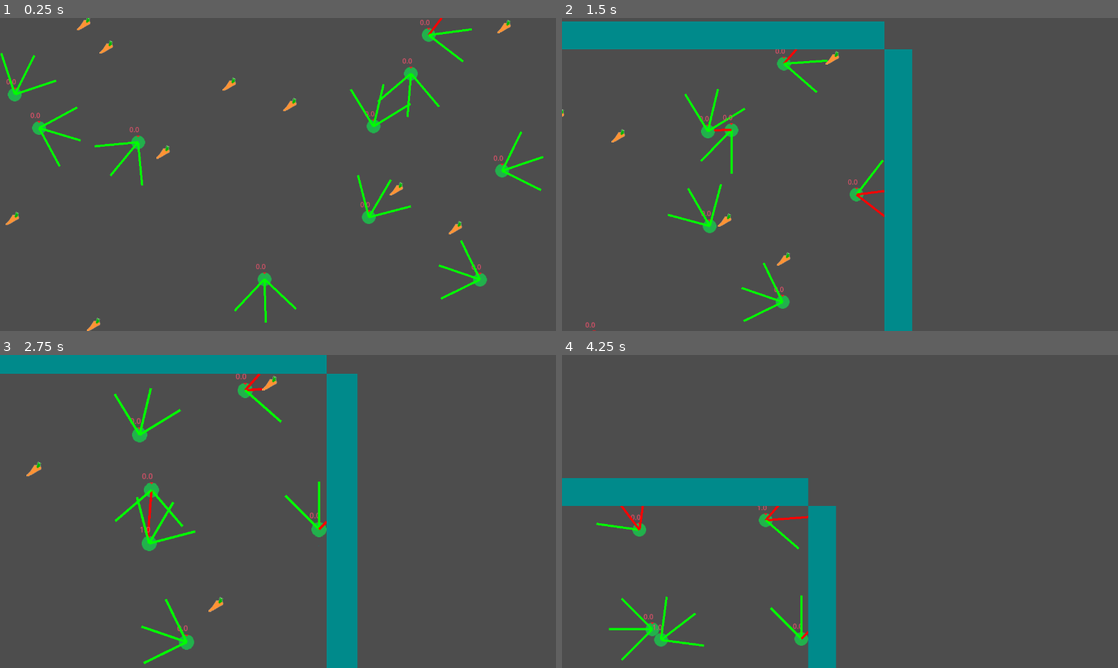
Above: before the commit, frames 1-4 (two rows, left to right).
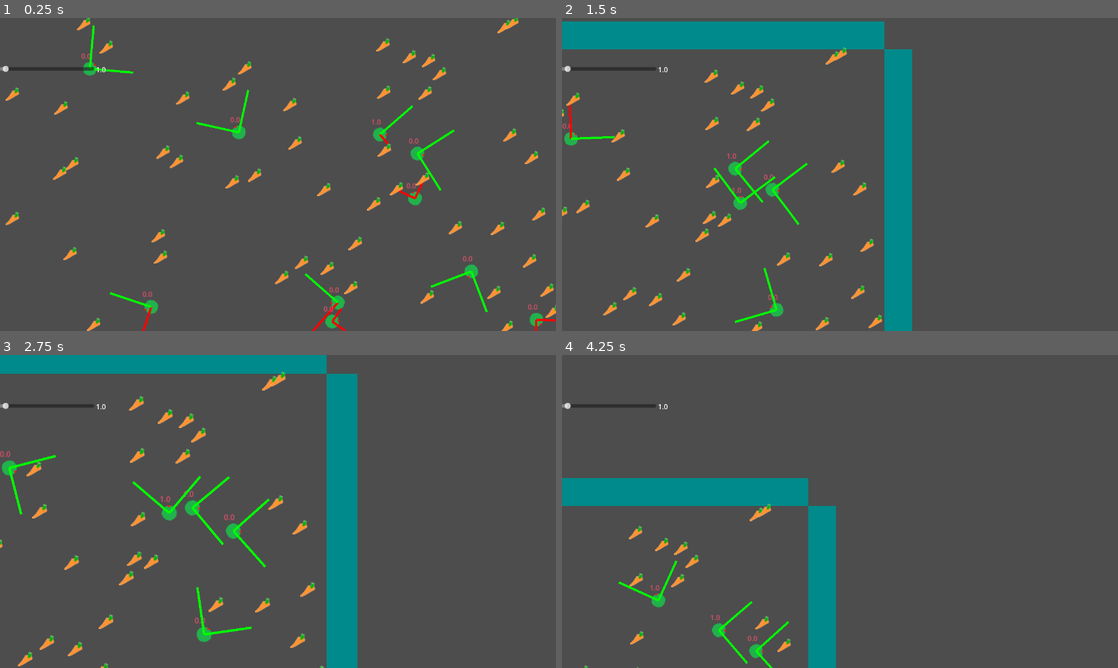
Above: after the commit, the same moments.

Repository: itsLeatch/evoCrusher
Game: Godot game, scene res://Szenes/level.tscn
Two runs of this game, one before a commit and one after it. Both use one fixed random seed, a clock stepped at 60 frames per second and the inputs below.
Inputs (mouse positions are in pixels of both pictures, inside the frame that each line leads up to):
- Up to frame 1 (0.25 s): no input
- Up to frame 2 (1.5 s): tap Enter at 0.5 s; move the mouse to (962, 158) at 0.52 s; press the mouse at (962, 158) at 0.53 s; hold Right 0.53-1.28 s; move the mouse to (728, 190) at 1.27 s; release the mouse at (728, 190) at 1.28 s; hold Down from 1.28 s (still down); click (728, 190) at 1.35 s
- Up to frame 3 (2.75 s): move the mouse to (333, 442) at 2.02 s; release Down at 2.03 s; press the mouse at (333, 442) at 2.03 s; hold Right from 2.03 s (still down); tap Mouse wheel up (zoomIn) at 2.1 s
- Up to frame 4 (4.25 s): move the mouse to (812, 574) at 2.77 s; release Right at 2.78 s; release the mouse at (812, 574) at 2.78 s; hold Up 2.78-3.53 s; tap Mouse wheel down (zoomOut) at 2.85 s; click (812, 574) at 3.05 s; move the mouse to (1006, 558) at 3.52 s; press the mouse at (1006, 558) at 3.53 s; hold Left from 3.53 s (still down); tap Alt at 3.6 s

The runs differ from the first frame. In frame 1, 6.1% of the frame differs, in the area x 0-100%, y 0-100%; in frame 2, 3.8%; in frame 3, 4.3%; in frame 4, 2.4%.

Commit message:
first interesting results
The simulation now works with a simple, single-layer perceptron. The results are already really interesting because they start surviving quite well after a short time.

Diff:
--- a/Bot.tscn
+++ b/Bot.tscn
@@ -14,6 +14,8 @@
 collision_mask = 3
 script = ExtResource("1_sck5o")
 speed = 50.0
+sensorCount = 2
+sensorArea = 1.571
 
 [node name="BotImage" type="Sprite2D" parent="."]
 texture_filter = 1
@@ -30,7 +32,7 @@
 shape = SubResource("CircleShape2D_sck5o")
 
 [node name="timeAlive" type="Timer" parent="."]
-wait_time = 5.0
+wait_time = 10.0
 autostart = true
 
 [node name="Sensors" type="Node2D" parent="."]
--- /dev/null
+++ b/Szenes/canvas_layer.gd
@@ -0,0 +1,15 @@
+extends CanvasLayer
+
+
+# Called when the node enters the scene tree for the first time.
+func _ready() -> void:
+	$Label.text = str($simulationSpeedSlider.value)
+
+
+# Called every frame. 'delta' is the elapsed time since the previous frame.
+func _process(delta: float) -> void:
+	pass
+
+
+func _on_simulation_speed_slider_drag_ended(value_changed: bool) -> void:
+	$Label.text = str($simulationSpeedSlider.value)
--- a/Szenes/level.gd
+++ b/Szenes/level.gd
@@ -9,6 +9,8 @@
 var FoodScene: PackedScene = load("res://food.tscn")
 # Called when the node enters the scene tree for the first time.
 func _ready() -> void:
+	Global.currentLevel = self
+	print(Global.currentLevel)
 	#create border
 	#top
 	var topBorder = BorderScene.instantiate()
@@ -31,6 +33,12 @@
 	rightBorder.global_position = Vector2(Global.mapSize.x / 2 + borderSize / 2,0)
 	rightBorder.scale = Vector2(borderSize,Global.mapSize.y)
 
+	#spawn the minimum amount of food
+	var foodNode = $Food
+	while foodNode.get_child_count() < constantFoodCount:
+		var food = FoodScene.instantiate()
+		$Food.add_child(food)
+
 # Called every frame. 'delta' is the elapsed time since the previous frame.
 func _process(delta: float) -> void:
 	#make sure, that bot count is not below 10
@@ -39,7 +47,22 @@
 		var bot = BotScene.instantiate()
 		botNode.add_child(bot)
 
+
+
+func spawnNewPlayer(newWeights : PackedFloat32Array) -> void:
+	var botNode : Node2D = $Bots
+	var bot = BotScene.instantiate()
+	botNode.add_child(bot)
+	bot.setWeights(newWeights)
+	print("spawn new player")
+
+
+func _on_food_spawner_timeout() -> void:
 	var foodNode = $Food
-	while foodNode.get_child_count() < constantFoodCount:
+	if foodNode.get_child_count() < constantFoodCount:
 		var food = FoodScene.instantiate()
 		$Food.add_child(food)
+
+
+func _on_simulation_speed_slider_drag_ended(value_changed: bool) -> void:
+	Engine.time_scale = $CanvasLayer/simulationSpeedSlider.value
--- a/Szenes/level.tscn
+++ b/Szenes/level.tscn
@@ -1,14 +1,34 @@
-[gd_scene load_steps=4 format=3 uid="uid://c77ead4vwisb6"]
+[gd_scene load_steps=5 format=3 uid="uid://c77ead4vwisb6"]
 
 [ext_resource type="Script" uid="uid://i8efkg6577w1" path="res://Szenes/level.gd" id="1_5dmvq"]
 [ext_resource type="PackedScene" uid="uid://d2cje8xyqloof" path="res://border.tscn" id="2_5dmvq"]
+[ext_resource type="Script" uid="uid://cuf38lfs3lxgl" path="res://Szenes/canvas_layer.gd" id="2_6a6fj"]
 [ext_resource type="Script" uid="uid://cmj0vcf7ns27q" path="res://Szenes/camera_2d.gd" id="3_rtq64"]
 
 [node name="Level" type="Node2D"]
 script = ExtResource("1_5dmvq")
-botCount = null
-borderSize = null
-constantFoodCount = null
+botCount = 25
+constantFoodCount = 50
+
+[node name="CanvasLayer" type="CanvasLayer" parent="."]
+script = ExtResource("2_6a6fj")
+
+[node name="simulationSpeedSlider" type="HSlider" parent="CanvasLayer"]
+offset_left = -2.0
+offset_top = 3.0
+offset_right = 217.0
+offset_bottom = 231.0
+min_value = 0.5
+max_value = 15.0
+step = 0.5
+value = 1.0
+
+[node name="Label" type="Label" parent="CanvasLayer"]
+offset_left = 221.0
+offset_top = 107.0
+offset_right = 261.0
+offset_bottom = 130.0
+text = "hi"
 
 [node name="Bots" type="Node2D" parent="."]
 position = Vector2(-580, -297)
@@ -16,7 +36,15 @@
 [node name="Borders" parent="." instance=ExtResource("2_5dmvq")]
 position = Vector2(623, -1)
 
+[node name="Food" type="Node2D" parent="."]
+
+[node name="FoodTimeToRespawn" type="Timer" parent="."]
+wait_time = 0.75
+autostart = true
+
 [node name="Camera2D" type="Camera2D" parent="."]
 script = ExtResource("3_rtq64")
 
-[node name="Food" type="Node2D" parent="."]
+[connection signal="drag_ended" from="CanvasLayer/simulationSpeedSlider" to="." method="_on_simulation_speed_slider_drag_ended"]
+[connection signal="drag_ended" from="CanvasLayer/simulationSpeedSlider" to="CanvasLayer" method="_on_simulation_speed_slider_drag_ended"]
+[connection signal="timeout" from="FoodTimeToRespawn" to="." method="_on_food_spawner_timeout"]
--- a/bot.gd
+++ b/bot.gd
@@ -1,26 +1,31 @@
 extends CharacterBody2D
 
 class_name Bot
+#{input
+	#states
+		#currentEnergy / energyUntilReproduction (if higher then 1, then set to 1)}
+	#input for each sensor:
+		#each sensor contains following data
+		# distance
+		# isFood
+		# isOtherBot
+		# isBoarder
 
-#input for each sensor:
-	#each sensor contains following data
-	# distance
-	# isFood
-	# isOtherBot
-	# isBoarder
 
 const sensorInputCount:int = 4
 #outputData
-# velocityX
-# velocityY
+# rotation
 
 
-const sensorOutputCount: int = 2
+const sensorOutputCount: int = 1
 
 @export var speed :float = 300
-@export var sensorLength : float = 100
+@export var maximalSensorLength : float = 100
 @export var sensorCount : int = 3
 @export var sensorArea : float = PI / 2
+@export var maximumEnergy: int = 5
+
+const energyForReproduction :int = 1
 
 var weights :Float32Matrix = Float32Matrix.new(Vector2i(sensorInputCount * sensorCount,sensorOutputCount))
 var inputData :Float32Matrix =  Float32Matrix.new(Vector2i(1,sensorInputCount * sensorCount))
@@ -31,9 +36,11 @@
 var rng = RandomNumberGenerator.new()
 var hitResult;
 
+var internalRotation:float = 0
+
 func _ready() -> void:
+	#Engine.physics_ticks_per_second = 4
 	var randomWeightData = PackedFloat32Array()
-	print(weights.rect())
 	for i in range(weights.x * weights.y):
 		randomWeightData.append(rng.randf_range(-1,1))
 	weights.data = randomWeightData
@@ -43,10 +50,11 @@
 		sensors.append(Line2D.new())
 		sensors[sensors.size() - 1].width = 5
 		$Sensors.add_child(sensors[sensors.size() - 1])
+	internalRotation = rng.randf_range(-PI, PI)
 
 
 # Called every frame. 'delta' is the elapsed time since the previous frame.
-func _process(_delta: float) -> void:
+func _process(delta: float) -> void:
 	var sensorData = []
 	#ray cast
 	var space_state = get_world_2d().direct_space_state
@@ -55,7 +63,7 @@
 		if sensors.size() > 1:
 			angle = -sensorArea / 2+ sensorArea / (sensorCount - 1) * i
 
-		var endPoint = global_position + velocity.rotated(angle) / velocity.length() * sensorLength
+		var endPoint = global_position + velocity.rotated(angle) / velocity.length() * maximalSensorLength
 		if is_nan(endPoint.x) || is_nan(endPoint.y):
 			endPoint = Vector2(0,0)
 		var query = PhysicsRayQueryParameters2D.create(global_position, endPoint, collision_mask)
@@ -67,18 +75,27 @@
 		if hitResult:
 			hitVertices.append(hitResult.position - global_position)
 			sensors[i].default_color = Color.RED
-
-			sensorData.append((hitResult.position - global_position).distance_to(Vector2(0,0)))
-			sensorData.append(hitResult.collider is Food)
-			sensorData.append(hitResult.collider is Bot)
-			sensorData.append(hitResult.collider is Border)
+			var currentSensorLength = (hitResult.position - global_position).distance_to(Vector2(0,0))
+			sensorData.append(currentSensorLength / maximalSensorLength)
+			if hitResult.collider is Food:
+				sensorData.append(1)
+			else:
+				sensorData.append(0)
+			if hitResult.collider is Bot:
+				sensorData.append(1)
+			else:
+				sensorData.append(0)
+			if hitResult.collider is Border:
+				sensorData.append(1)
+			else:
+				sensorData.append(0)
 
 
 		else:
-			hitVertices.append(endPoint - global_position)
+			hitVertices.append((endPoint - global_position))
 			sensors[i].default_color = Color.GREEN
 			var pos : Vector2 = endPoint - global_position
-			sensorData.append(pos.distance_to(Vector2(0,0)))
+			sensorData.append(pos.distance_to(Vector2(0,0)) / maximalSensorLength)
 			sensorData.append(0)
 			sensorData.append(0)
 			sensorData.append(0)
@@ -89,17 +106,53 @@
 
 	#foreward pass
 	var result = weights.mul(inputData)
-	var resVelocity = Vector2(result.get_value(Vector2(0,0)), result.get_value((Vector2(0,1))))
-	resVelocity /= resVelocity.length()
+	internalRotation += result.get_value(Vector2(0,0)) * delta
+	$BotImage.rotation = internalRotation
 
 	#move
-	velocity = resVelocity * speed
-	move_and_slide()
+	velocity = Vector2(0,-1).rotated(internalRotation) * speed
+	var colisionInfo = move_and_collide(velocity * delta)
+
+
+
+	#check for collision with other player for reproduction
+	if colisionInfo && colisionInfo.get_collider() is Bot:
+		if(energy >= energyForReproduction && colisionInfo.get_collider().getEnergy() >= energyForReproduction):
+
+			var newWeights: PackedFloat32Array
+			for i in range(weights.data.size()):
+				var ownInfluence = energy / (energy + colisionInfo.get_collider().getEnergy()) # how much the weight is effected by the current bot: 0 - all from other bot, 0.5 half, half, 1 - all from current
+				var mutation = 0 #rng.randf_range(-0.025,0.025) # mutation rate
+				var mixedWeight = (weights.data[i] * ownInfluence + colisionInfo.get_collider().getWeights()[i] * (1 - ownInfluence)) / 2
+				var weightWithMutation = mixedWeight + mutation
+				if weightWithMutation > 1:
+					weightWithMutation = 1
+				elif weightWithMutation < -1:
+					weightWithMutation = -1
+				newWeights.append(weightWithMutation)
+
+			Global.currentLevel.spawnNewPlayer(newWeights)
+			energy -= energyForReproduction
+			colisionInfo.get_collider().decreaseEnergy(energyForReproduction)
+	#print current energy
 	$Label.text = str(energy)
 
 func incrementFood() ->void:
 	energy+=1
+	if energy > maximumEnergy:
+		energy = maximumEnergy
 
+func decreaseEnergy(value: float) -> void:
+	energy -= value
+
+func getEnergy() -> float:
+	return energy
+
+func getWeights() -> PackedFloat32Array:
+	return weights.data
+
+func setWeights(newWeights: PackedFloat32Array) -> void:
+	weights.data = newWeights
 
 func _on_time_alive_timeout() -> void:
 	energy-=1
--- a/global.gd
+++ b/global.gd
@@ -1,3 +1,5 @@
 extends Node
 
 var mapSize: Vector2 = Vector2(1280, 720)
+
+var currentLevel: Node2D
Not shown, added: Szenes/canvas_layer.gd.uid
